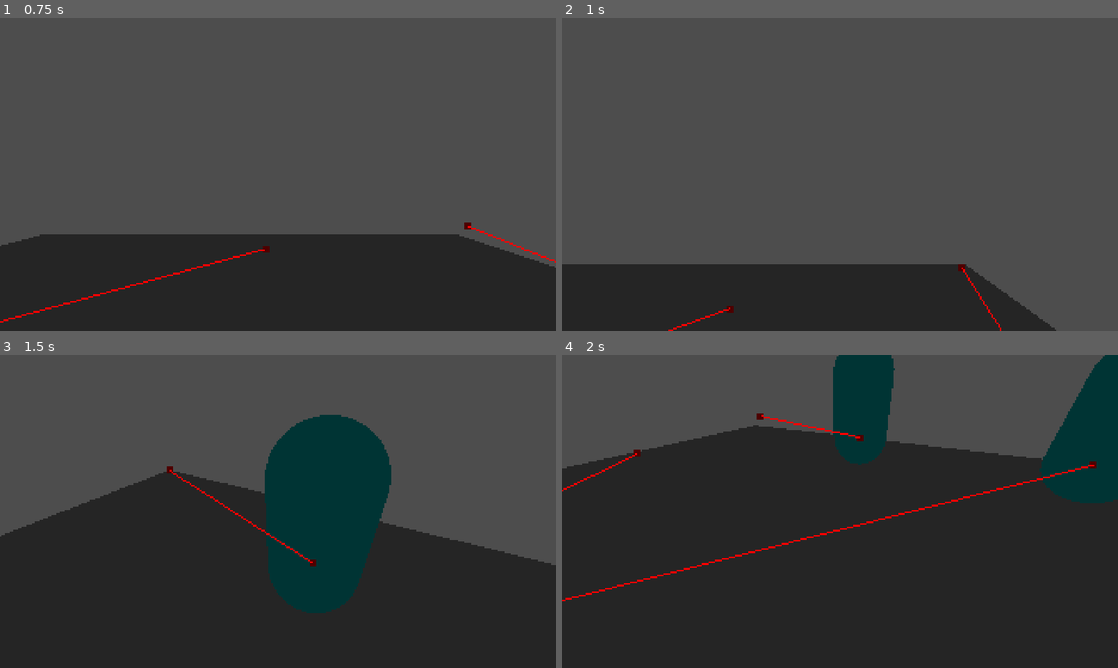
Above: before the commit, frames 1-4 (two rows, left to right).
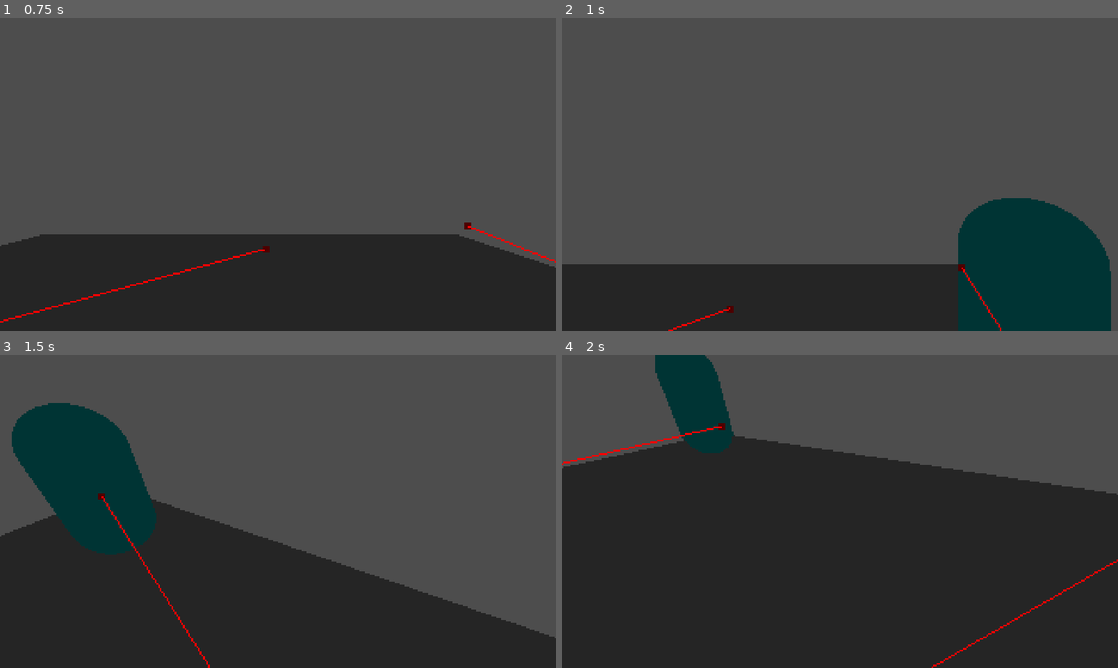
Above: after the commit, the same moments.

Repository: Hannah-Emm/platform
Game: Godot game, scene res://World.tscn
Same seed, same stepped clock (60 frames per second), same inputs: the game is played once before the commit and once after it.
Inputs (mouse positions are in pixels of both pictures, inside the frame that each line leads up to):
- Up to frame 1 (0.75 s): tap Enter at 0.5 s; move the mouse to (400, 158) at 0.52 s; hold D (move_right) from 0.53 s (still down); click (400, 158) at 0.6 s
- Up to frame 2 (1 s): keep holding D (move_right); tap Space (move_jump) at 0.77 s
- Up to frame 3 (1.5 s): move the mouse to (250, 511) at 1.27 s; release D (move_right) at 1.28 s; hold S (move_backward) from 1.28 s (still down); tap W (move_foward) at 1.35 s
- Up to frame 4 (2 s): keep holding S (move_backward); tap Space (move_jump) at 1.52 s

Frame 1 is identical in both runs. In frame 2, 10% of the frame differs, in the area x 71-99%, y 57-100%; in frame 3, 29%, in the area x 2-100%, y 15-100%; in frame 4, 15%.

Commit message:
Fix NPC movement to avoid bumping into eachother

Diff:
--- a/Person.tscn
+++ b/Person.tscn
@@ -23,3 +23,5 @@
 path_height_offset = -0.5
 avoidance_enabled = true
 debug_enabled = true
+
+[connection signal="velocity_computed" from="NavigationAgent3D" to="." method="_on_navigation_agent_3d_velocity_computed"]
--- a/person.gd
+++ b/person.gd
@@ -1,6 +1,6 @@
 extends CharacterBody3D
 
-var movement_speed: float = 2.0
+@export var movement_speed: float = 2.0
 
 var rng: RandomNumberGenerator = RandomNumberGenerator.new()
 
@@ -32,9 +32,8 @@
 
 	var current_agent_position: Vector3 = global_position
 	var next_path_position: Vector3 = navigation_agent.get_next_path_position()
-	velocity = current_agent_position.direction_to(next_path_position) * movement_speed
+	navigation_agent.set_velocity(current_agent_position.direction_to(next_path_position) * movement_speed)
 
 func _on_navigation_agent_3d_velocity_computed(safe_velocity: Vector3) -> void:
 	velocity = safe_velocity
-	navigation_agent.velocity = safe_velocity
 	move_and_slide()
